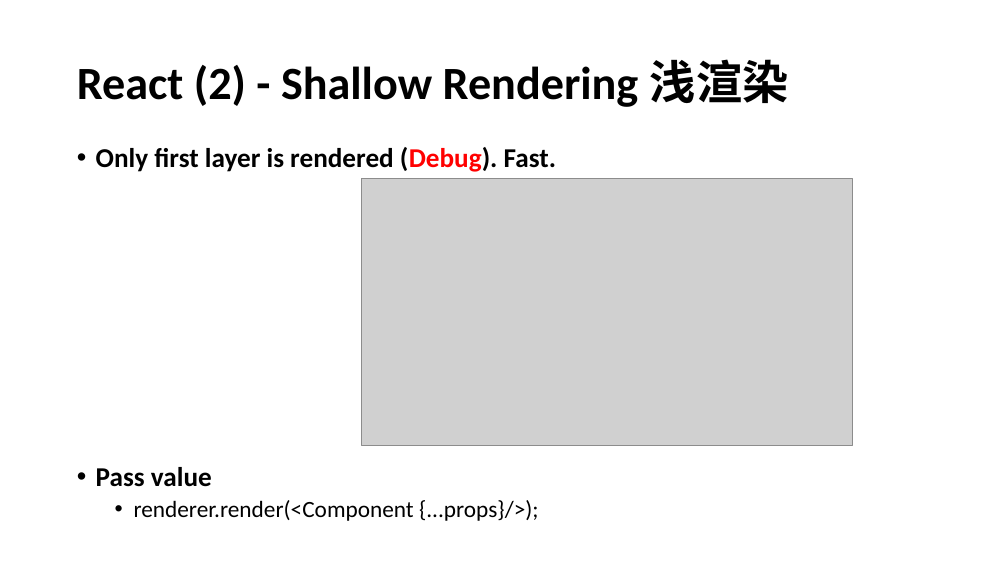
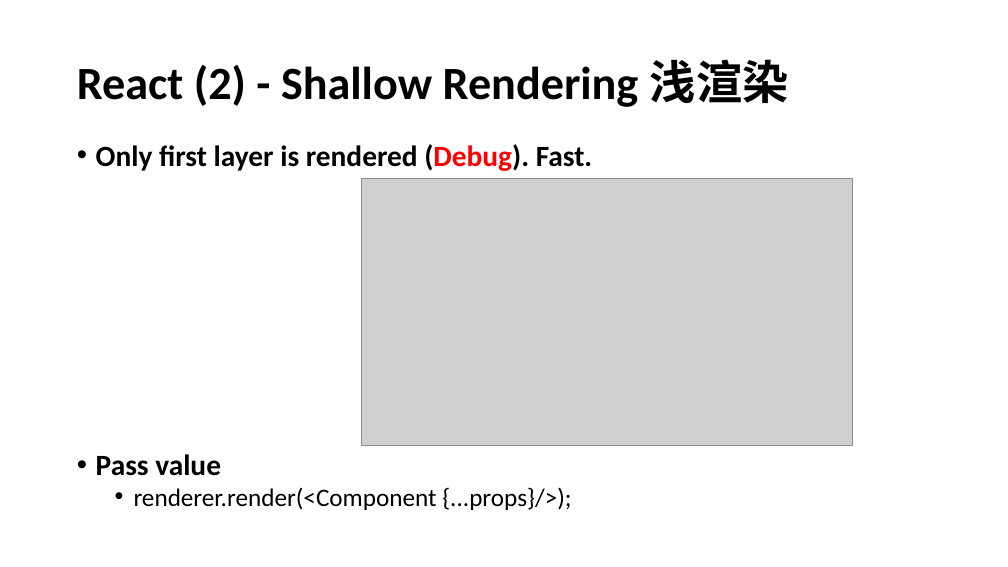
Before and after one commit to agileabc/incoming, a slide deck: slide 12 of JS Test.pptx. Drawn at 1008x567 pixels with LibreOffice and Linux fonts; fonts in the diff are those of the drawing; grey boxes stand for pictures. Boxes give left, top, right and bottom in pixels: in the first picture for what was removed or moved away, otherwise in the second. Text is boxed around its words. In the diff, an @@ line names an element or a change of style, - is before the commit and + after.

Commit message:
Update ppt.

```diff
--- a/JS Test.pptx
+++ b/JS Test.pptx
@@ text "Only first layer is rendered ..." at [96,144,593,510]: size 25.9 to 28 pt in "Only first layer is rendered (Debug). Fast.", "Pass value"; size 22.2 to 24 pt in "renderer.render(<Component {...props}/>);"; line spacing 0.9 to 0.8 @@
```
Also in this commit, not shown: 3 other slides changed.
